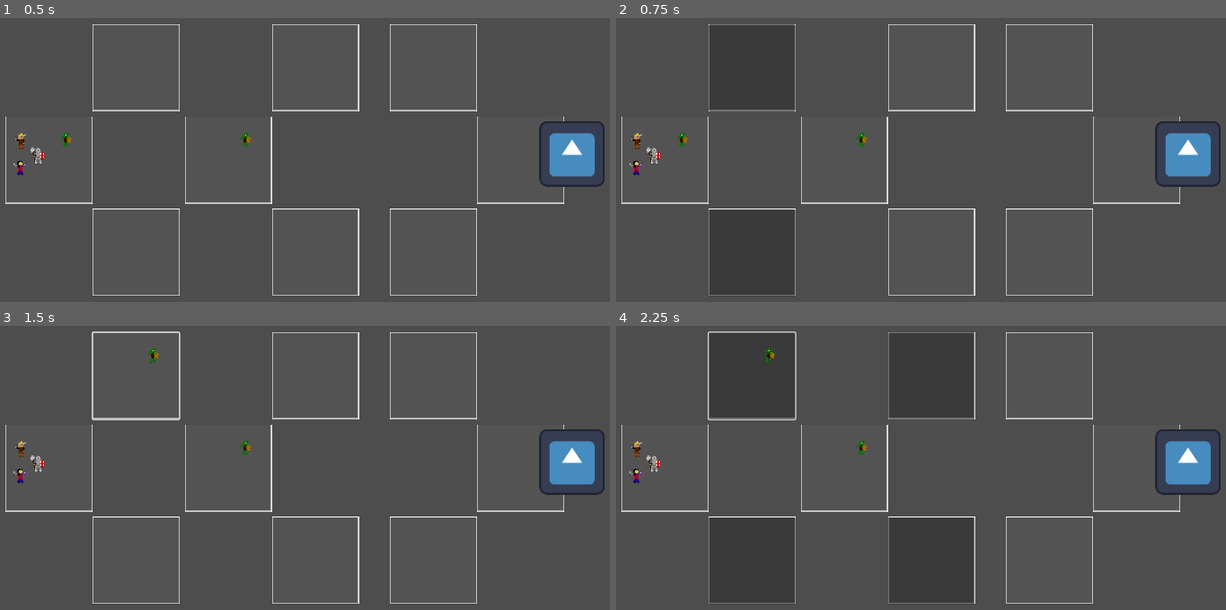
Above: before the commit, frames 1-4 (two rows, left to right).
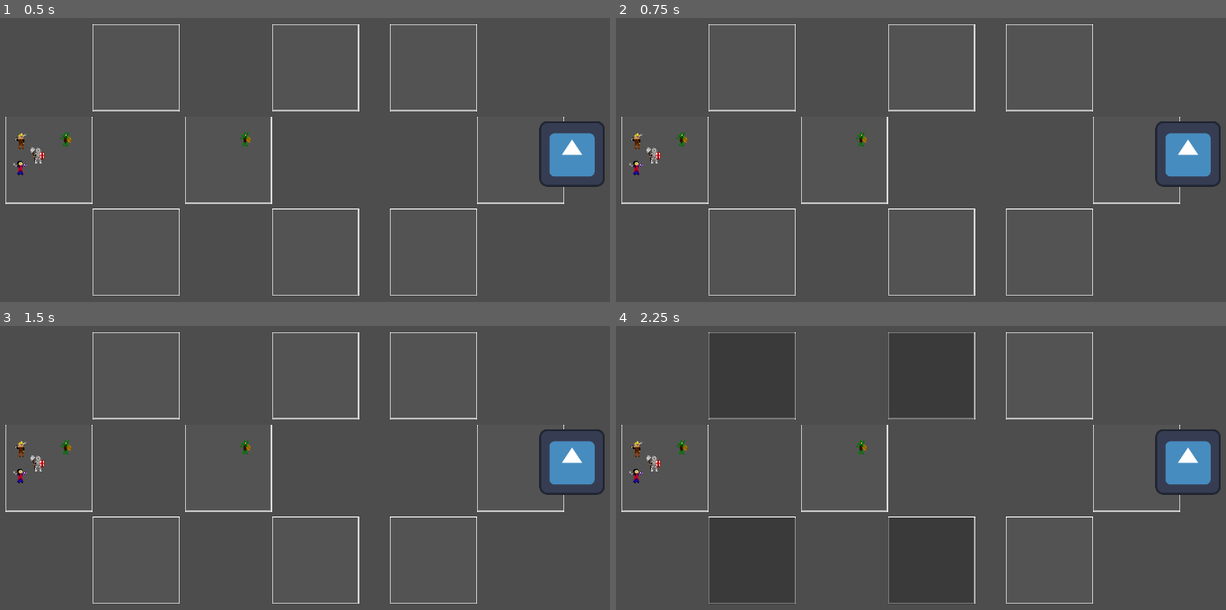
Above: after the commit, the same moments.

Repository: Gamnraa/GMTK-2023-Dungeon-Master
Game: Godot game, scene res://dungeon.tscn
The game is run twice, just before and just after one commit, with the same random seed, the same clock (stepped at 60 frames per second) and the same inputs. The engine's default icon, where the game draws it, is replaced by a stand-in: a white triangle on a blue panel in a dark square.
Inputs (mouse positions are in pixels of both pictures, inside the frame that each line leads up to):
- Up to frame 1 (0.5 s): no input
- Up to frame 2 (0.75 s): tap Enter at 0.5 s; move the mouse to (683, 140) at 0.52 s; click (683, 140) at 0.67 s
- Up to frame 3 (1.5 s): click (134, 377) at 1.27 s
- Up to frame 4 (2.25 s): tap Space at 2 s; move the mouse to (860, 448) at 2.02 s; click (860, 448) at 2.17 s

Frame 1 is identical in both runs. In frame 2, 8.7% of the frame differs, in the area x 15-30%, y 2-98%; in frame 3, 0.3%; in frame 4, 0.3%.

Commit message:
Monsters can no longer leave a room with the party in it

Diff:
--- a/dungeon.gd
+++ b/dungeon.gd
@@ -8,6 +8,7 @@
 var selected_monster
 
 signal next_turn
+signal heroes_turn
 # Called when the node enters the scene tree for the first time.
 func _ready():
 	start()
--- a/entities/cleric.gd
+++ b/entities/cleric.gd
@@ -6,10 +6,10 @@
 var defense = 10
 
 signal dead
-signal action_revive
+signal action_revive(target)
 signal action_attack(target)
 signal action_hero_ability
-signal action_heal
+signal action_heal(target)
 
 var is_dead
 
--- a/entities/goblin.gd
+++ b/entities/goblin.gd
@@ -16,6 +16,9 @@
 
 
 
+func can_move():
+	return Global.ThePlayer.is_turn and not curr_room.has_party
+
 func move_to_room(room):
 	if curr_room:
 		curr_room.num_monsters -= 1
@@ -28,7 +31,7 @@
 
 
 func _input(event):
-	if Global.ThePlayer.is_turn and event is InputEventMouseButton and event.pressed and event.button_index == MOUSE_BUTTON_LEFT:
+	if can_move() and event is InputEventMouseButton and event.pressed and event.button_index == MOUSE_BUTTON_LEFT:
 		if mouse_over:
 			on_gain_focus()
 
--- a/entities/man_at_arms.gd
+++ b/entities/man_at_arms.gd
@@ -6,10 +6,10 @@
 var defense = 10
 
 signal dead
-signal action_revive
+signal action_revive(target)
 signal action_attack(target)
 signal action_hero_ability
-signal action_heal
+signal action_heal(target)
 
 var is_dead
 
--- a/entities/paladin.gd
+++ b/entities/paladin.gd
@@ -6,10 +6,10 @@
 var defense = 30
 
 signal dead
-signal action_revive
+signal action_revive(target)
 signal action_attack(target)
 signal action_hero_ability
-signal action_heal
+signal action_heal(target)
 
 var is_dead
 
--- a/party.gd
+++ b/party.gd
@@ -8,13 +8,18 @@
 signal action_move(destination)
 
 func move_to_room(room):
+	if curr_room:
+		curr_room.has_party = false
+
 	curr_room = room
+	curr_room.has_party = true
 	var offset_x = room.get_node("HeroPosition").position.x
 	var offset_y = room.get_node("HeroPosition").position.y
 	position = Vector2(room.position.x + offset_x, room.position.y + offset_y)
-	print(position)
 
 func get_actions():
+	in_combat = curr_room.num_monsters > 0
+
 	var revive_weight = alive_members.size() - get_children().size() * 20
 	#we'll code this logic later. Most of this will likely change
 	if not in_combat:
@@ -43,7 +48,6 @@
 	$man_at_arms.is_dead = true
 	alive_members.erase($man_at_arms)
 
-
 func _on_paladin_dead():
 	$paladin.is_dead = true
 	alive_members.erase($paladin)
